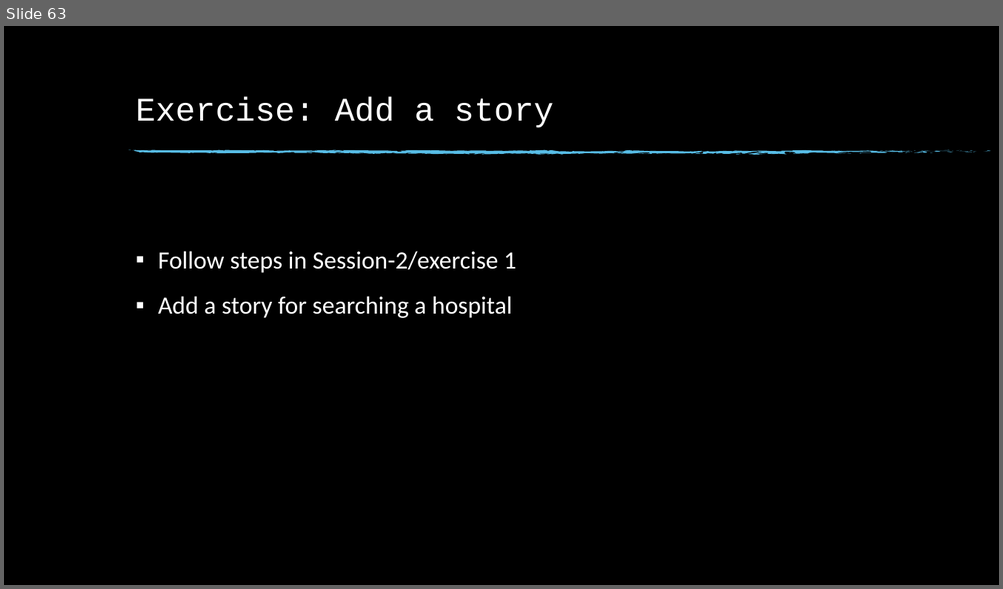
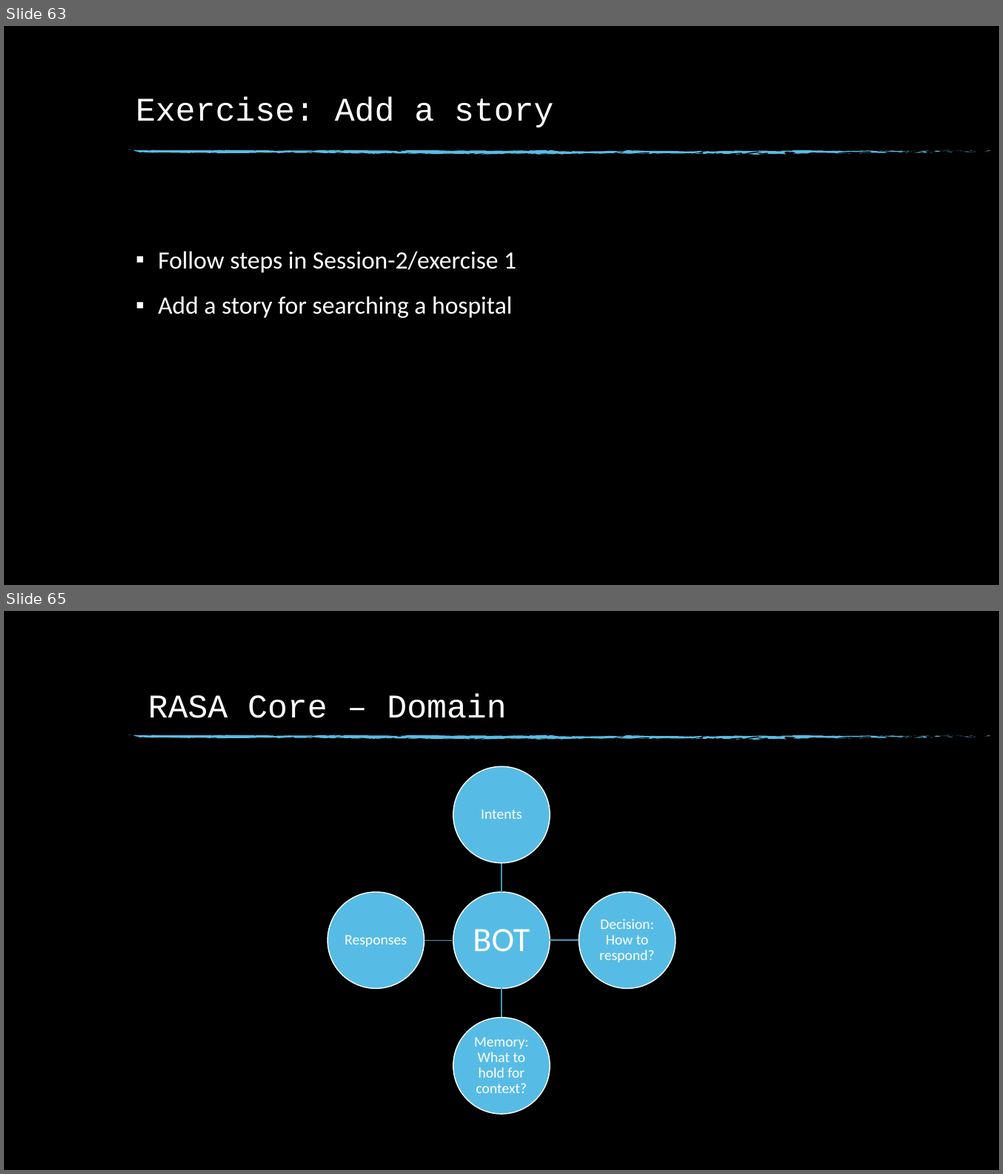
Before and after one commit to dinesh19aug/rasa-workshop, a slide deck: Natural Language Processing Workshop.pptx. Shown one above the other, each under a label of ours: slide 63 before the commit, slides 63 and 65 after it; the slides between them are not shown. The pictures are 1003x589 and 1003x1174 pixels, drawn with LibreOffice and Linux fonts; fonts in the diff are those of the drawing; background and template pictures are left out. Boxes give left, top, right and bottom in pixels: in the first picture for what was removed or moved away, otherwise in the second. Text is boxed around its words. In the diff, an @@ line names an element or a change of style, - is before the commit and + after.

```diff
--- a/Natural Language Processing Workshop.pptx
+++ b/Natural Language Processing Workshop.pptx
@@ slide 65 added at box(4, 611, 999, 1170), background picture (left out); not listed: 74 template elements that a slide beside it also shows @@
@@ text added at box(148, 695, 506, 718), 32 pt, text #FFFFFF @@
+RASA Core – Domain
@@ group added at box(327, 767, 674, 1114): 5 ellipses, 5 texts, 4 freeform shapes @@
+BOT
+Intents
+Decision: How to respond?
+Memory: What to hold for context?
+Responses
```
Also in this commit, not shown: 2 other slides added, 19 other files.
